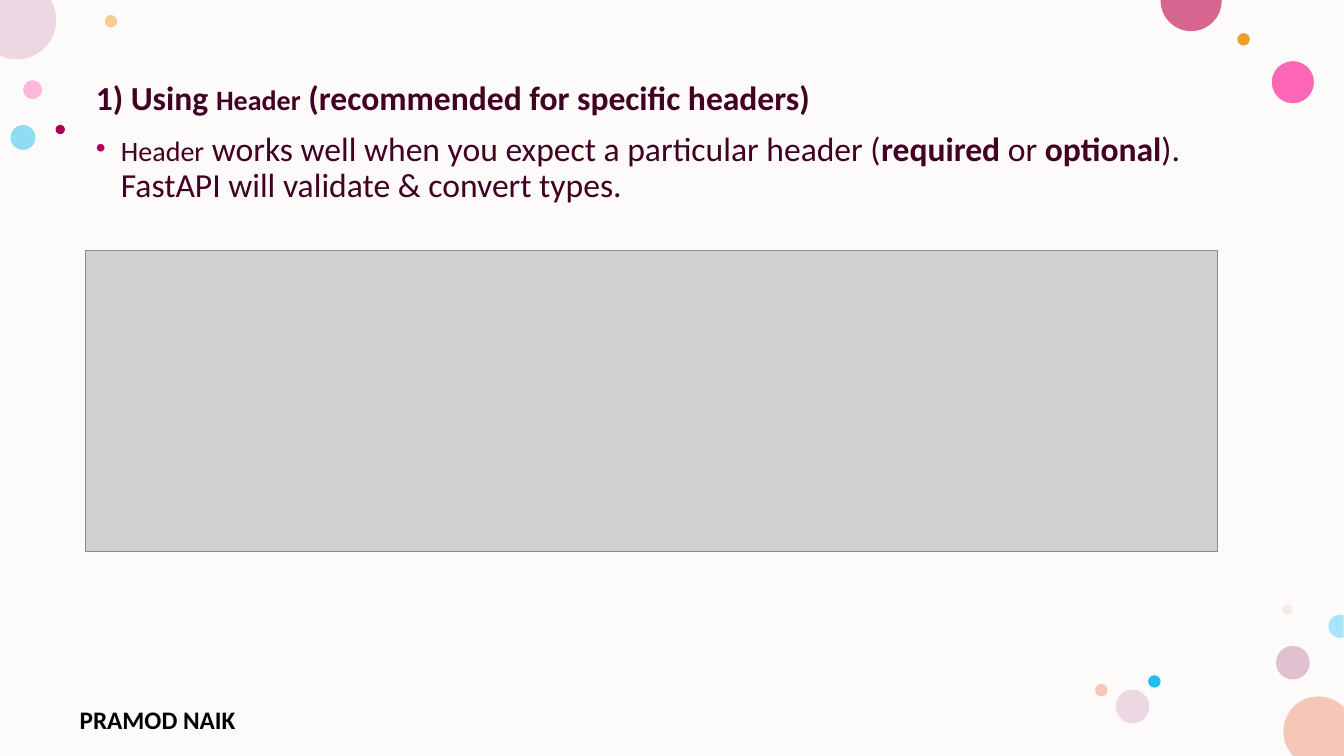
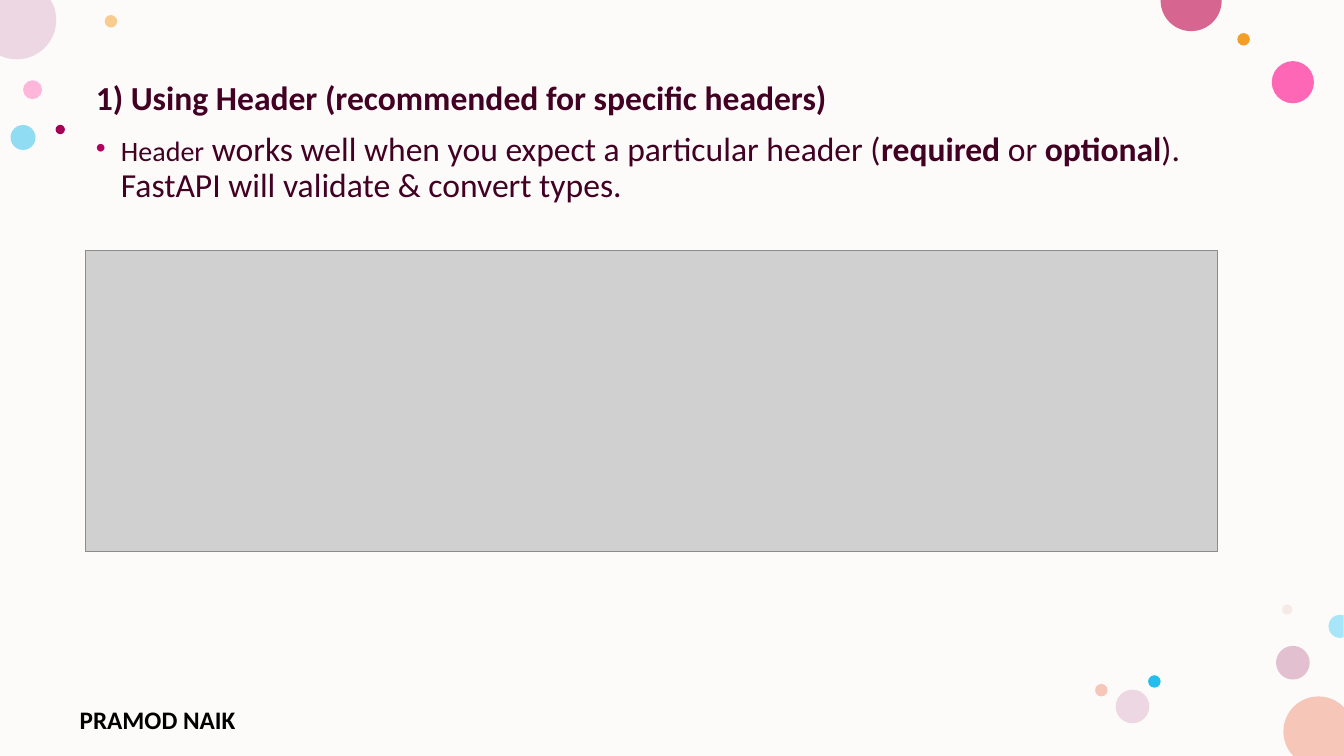
Before and after one commit to PRAMODNAIK-DEV/Backend-Dev-using-Python-FastAPI, a slide deck: slide 17 of FastAPI/FastAPI- Intermediate.pptx (slide 16 before the commit). Drawn at 1344x756 pixels with LibreOffice and Linux fonts; fonts in the diff are those of the drawing; grey boxes stand for pictures; background and template pictures are left out. Boxes give left, top, right and bottom in pixels: in the first picture for what was removed or moved away, otherwise in the second. Text is boxed around its words. In the diff, an @@ line names an element or a change of style, - is before the commit and + after.

```diff
--- a/FastAPI/FastAPI- Intermediate.pptx
+++ b/FastAPI/FastAPI- Intermediate.pptx
@@ text at bbox=[96, 85, 827, 116]: size 20 to 24 pt in "Header" @@
```
Also in this commit, not shown: 7 other slides changed, 18 slides added, 6 slides removed, 5 other files.
